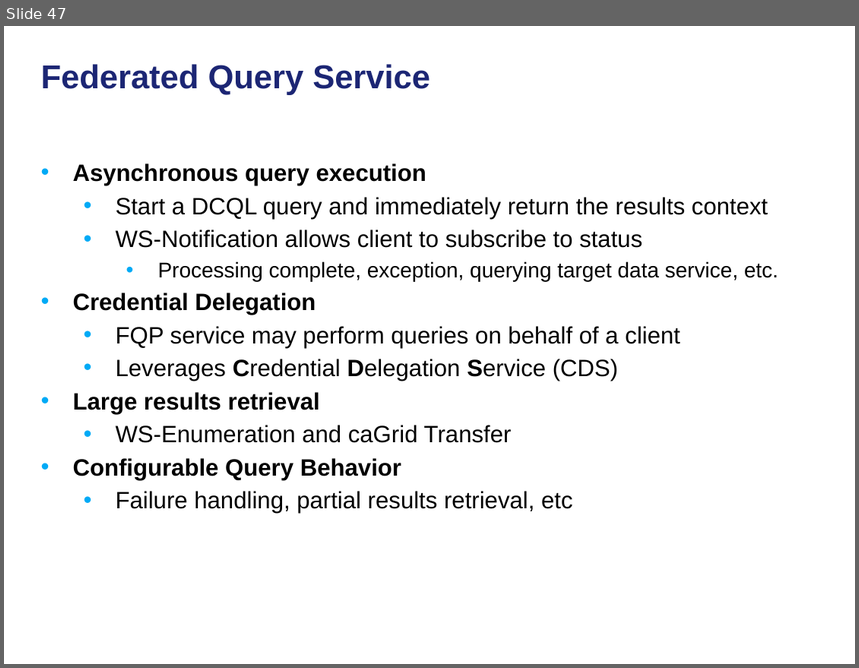
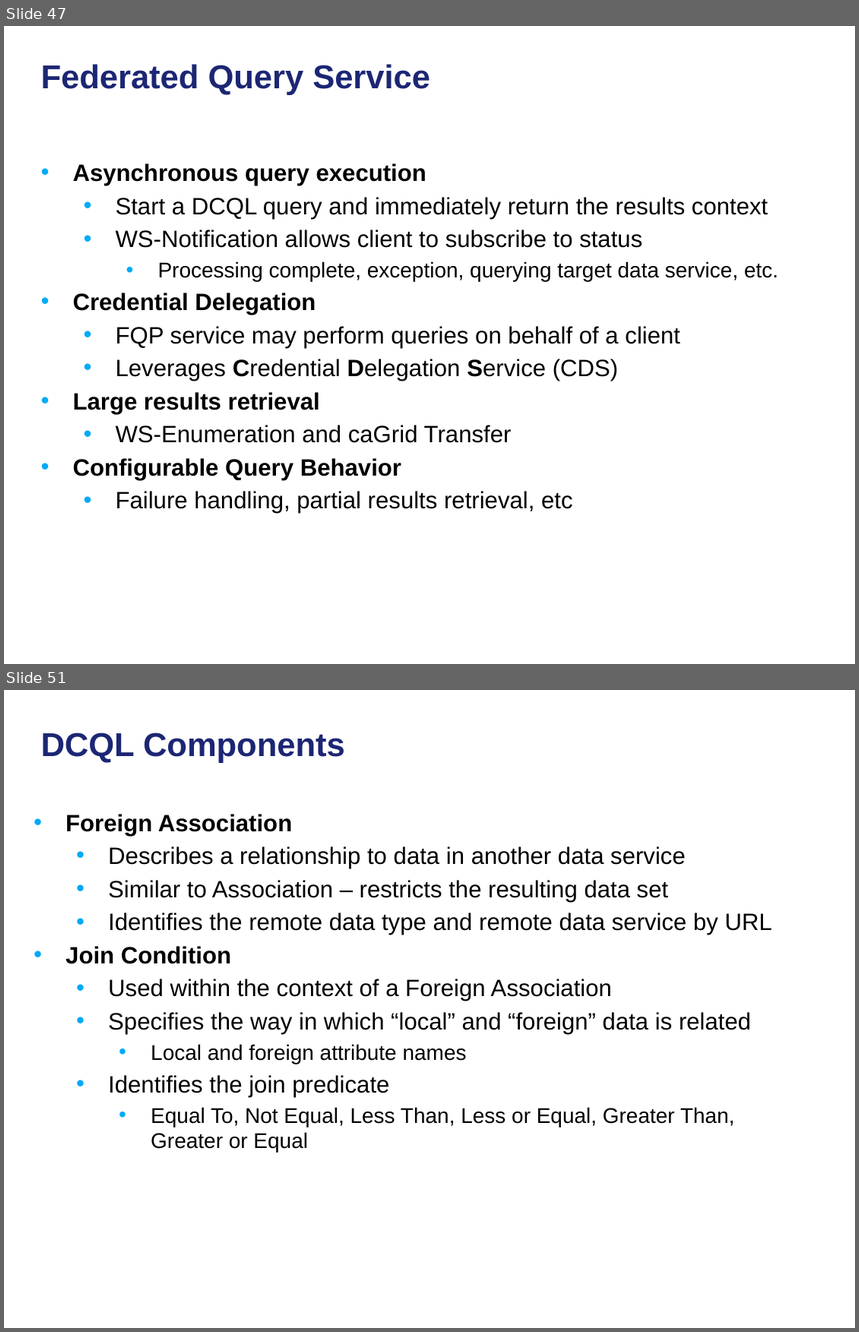
Before and after one commit to NCIP/cagrid-docs, a slide deck: presentations/200906_Novartis/caGrid Data Services.pptx. Shown one above the other, each under a label of ours: slide 47 before the commit, slides 47 and 51 after it; the slides between them are not shown. The pictures are 859x668 and 859x1332 pixels, drawn with LibreOffice and Linux fonts; fonts in the diff are those of the drawing; background and template pictures are left out. Boxes give left, top, right and bottom in pixels: in the first picture for what was removed or moved away, otherwise in the second. Text is boxed around its words. In the diff, an @@ line names an element or a change of style, - is before the commit and + after.

```diff
--- a/presentations/200906_Novartis/caGrid Data Services.pptx
+++ b/presentations/200906_Novartis/caGrid Data Services.pptx
@@ slide 51 added at (x1=4, y1=690, x2=855, y2=1328), background picture (left out) @@
@@ title added at (x1=41, y1=733, x2=345, y2=763), 28 pt, text #1C2674, bold @@
+DCQL Components
@@ text added at (x1=66, y1=814, x2=772, y2=1152), 20 pt, text #000000 @@
+• Foreign Association
+  • Describes a relationship to data in another data service
+  • Similar to Association – restricts the resulting data set
+  • Identifies the remote data type and remote data service by URL
+• Join Condition
+  • Used within the context of a Foreign Association
+  • Specifies the way in which “local” and “foreign” data is related
+    • Local and foreign attribute names
+  • Identifies the join predicate
+    • Equal To, Not Equal, Less Than, Less or Equal, Greater Than, Greater or Equal
```
Also in this commit, not shown: 4 other slides added.
